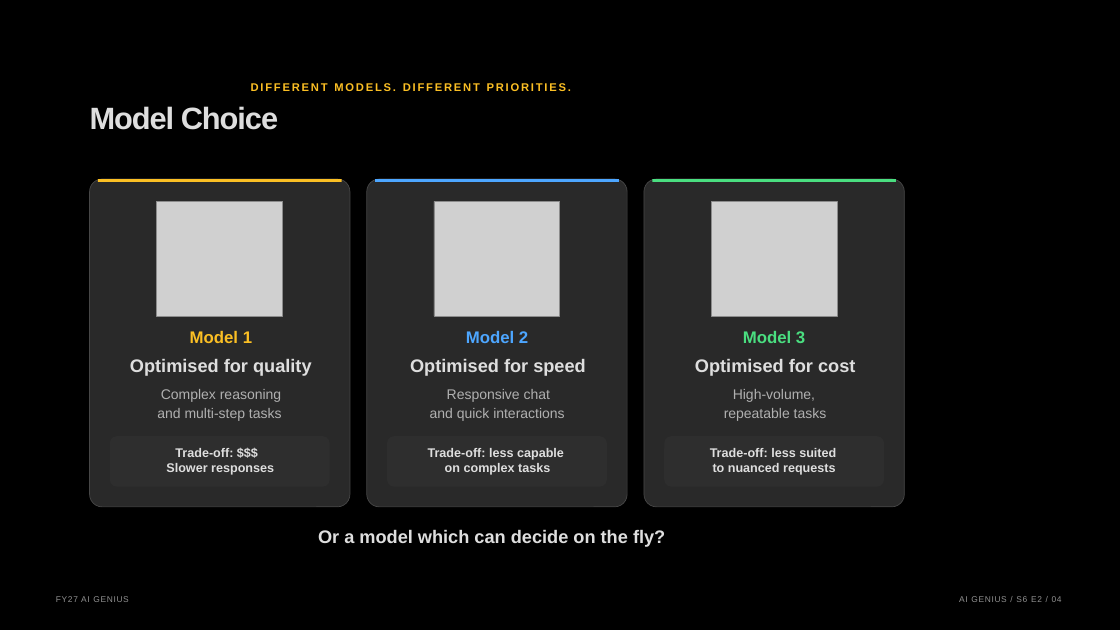
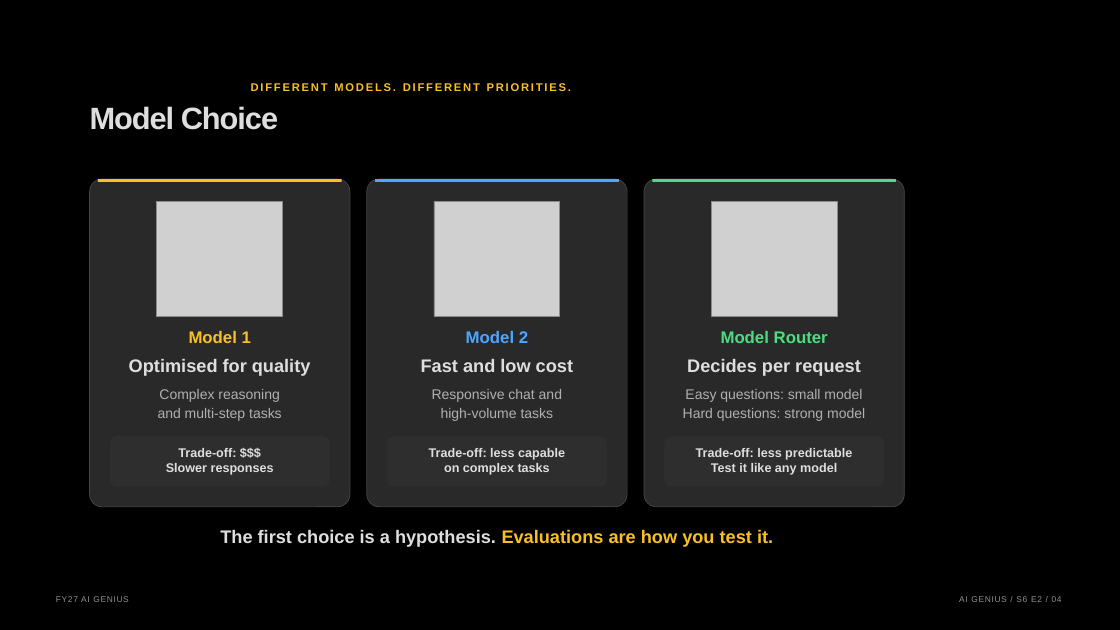
Before and after one commit to graemefoster/FoundryEvalsAndObservability, a slide deck: slide 4 of presentation/presentation.pptx. Drawn at 1120x630 pixels with LibreOffice and Linux fonts; fonts in the diff are those of the drawing; grey boxes stand for pictures; background and template pictures are left out. Boxes give left, top, right and bottom in pixels: in the first picture for what was removed or moved away, otherwise in the second. Text is boxed around its words. In the diff, an @@ line names an element or a change of style, - is before the commit and + after.

```diff
--- a/presentation/presentation.pptx
+++ b/presentation/presentation.pptx
@@ alignment left to centre in 8 elements at bbox=[129, 359, 311, 376], bbox=[429, 448, 565, 460], bbox=[158, 408, 282, 421], bbox=[159, 389, 279, 402], bbox=[166, 463, 274, 475], bbox=[444, 463, 550, 475], bbox=[178, 448, 236, 457], bbox=[189, 331, 251, 343] @@
@@ text at bbox=[421, 359, 573, 372]: text changed @@
-Optimised for speed
+Fast and low cost
@@ text at bbox=[687, 359, 861, 376]: text changed @@
-Optimised for cost
+Decides per request
@@ text at bbox=[721, 331, 828, 343]: text changed @@
-Model 3
+Model Router
@@ text at bbox=[432, 389, 562, 402]: text changed @@
-Responsive chat
+Responsive chat and
@@ text added at bbox=[685, 389, 862, 402], 12 pt, text #B0B0B0 @@
+Easy questions: small model
@@ text removed at bbox=[430, 408, 564, 421] @@
-and quick interactions
@@ text at bbox=[441, 408, 554, 421]: text changed @@
-High-volume,
+high-volume tasks
@@ text at bbox=[683, 408, 865, 421]: text changed @@
-repeatable tasks
+Hard questions: strong model
@@ text at bbox=[696, 448, 852, 460]: text changed @@
-Trade-off: less suited
+Trade-off: less predictable
@@ text at bbox=[711, 463, 837, 475]: text changed @@
-to nuanced requests
+Test it like any model
@@ text at bbox=[220, 529, 773, 547]: text changed @@
-Or a model which can decide on the fly?
+The first choice is a hypothesis. Evaluations are how you test it.
```
Also in this commit, not shown: 4 other slides changed, 7 other files.
